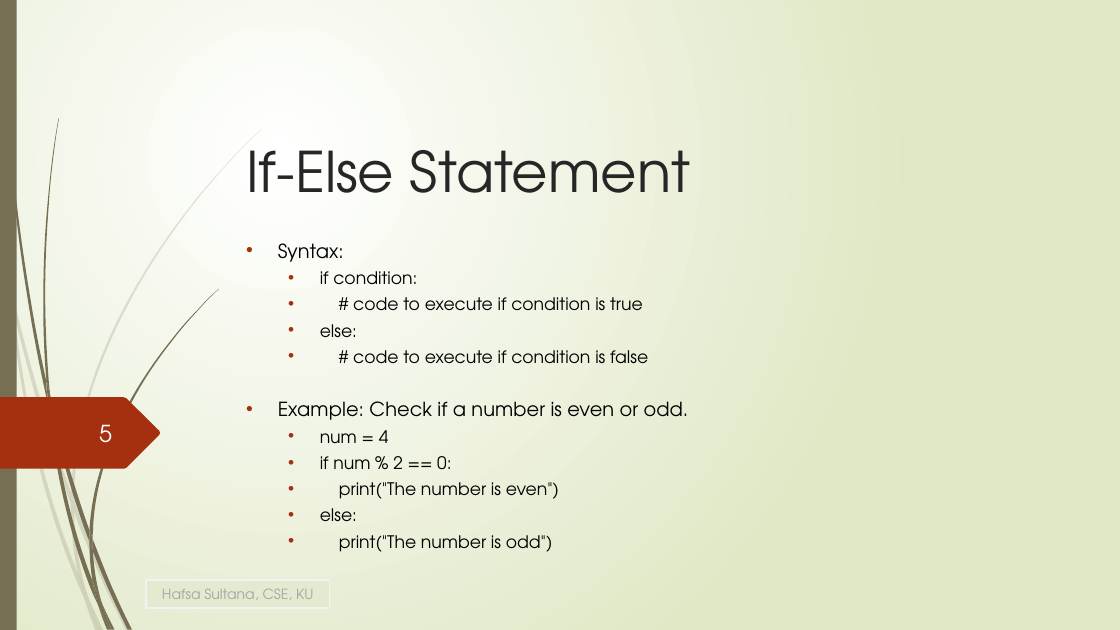
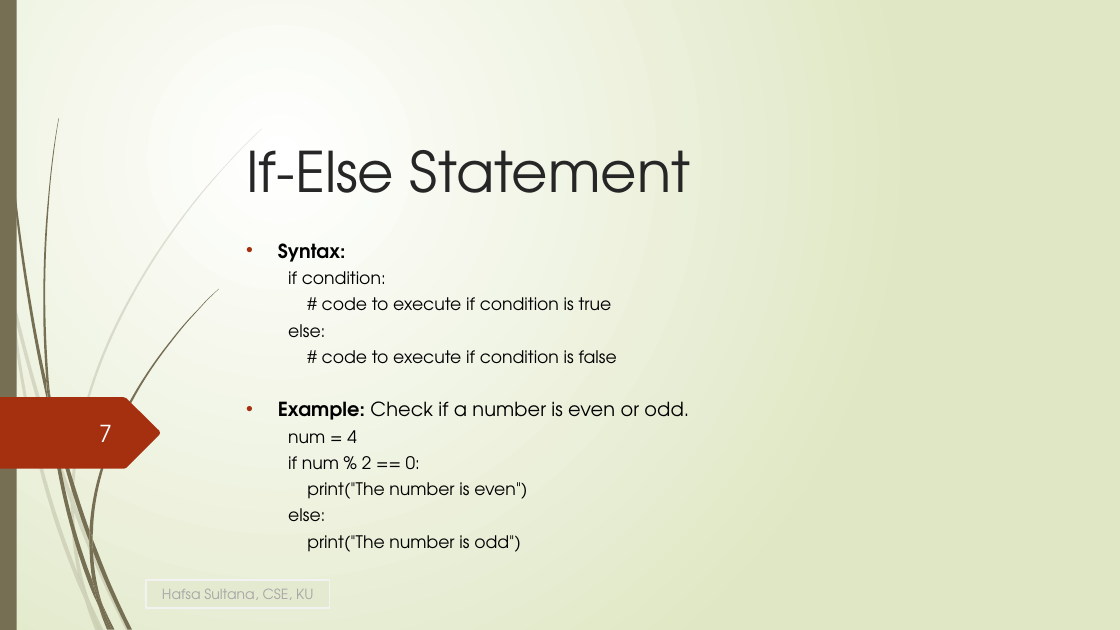
Before and after one commit to HafsaSultana/Python-Programming-Course-of-Bangladesh-Computer-Council, a slide deck: slide 7 of Lecture/Lecture6_If_Else.pptx (slide 5 before the commit). Drawn at 1120x630 pixels with LibreOffice and Linux fonts; fonts in the diff are those of the drawing. Boxes give left, top, right and bottom in pixels: in the first picture for what was removed or moved away, otherwise in the second. Text is boxed around its words. In the diff, an @@ line names an element or a change of style, - is before the commit and + after.

```diff
--- a/Lecture/Lecture6_If_Else.pptx
+++ b/Lecture/Lecture6_If_Else.pptx
@@ subtitle "Syntax:" at (278, 243, 689, 552): bold on in "Syntax:", "Example:"; bullet • to none @@
@@ page number at (99, 424, 112, 442): text changed @@
-5
+7
```
Also in this commit, not shown: 12 other slides changed, 4 slides added, 2 slides removed, 10 other files.
